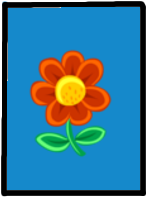
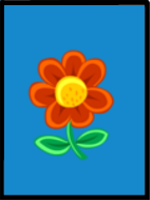
Comparing the layer stacks of the two 150px x 200px images. Changes:
painted on "Wklejona warstwa" over (x1=0, y1=0, x2=150, y2=200)
painted on "kwiaciarnia.png" over (x1=0, y1=0, x2=150, y2=200)
